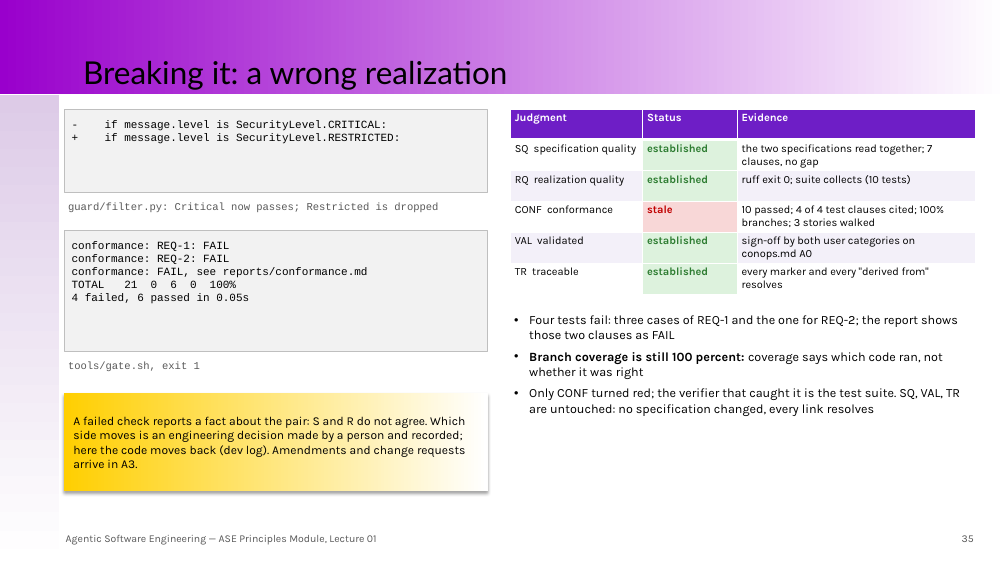
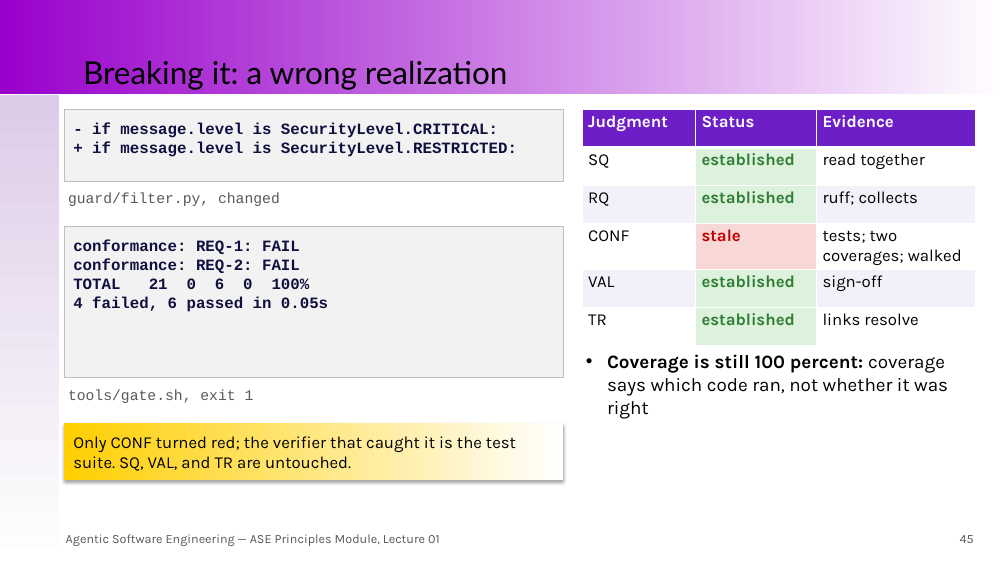
Before and after one commit to santoslab/agentic-software-engineering-public, a slide deck: slide 45 of module-ase-principles/slides/lecture-01-intent-specifications-realizations-and-judgments.pptx (slide 35 before the commit). Drawn at 1008x567 pixels with LibreOffice and Linux fonts; fonts in the diff are those of the drawing. Boxes give left, top, right and bottom in pixels: in the first picture for what was removed or moved away, otherwise in the second. Text is boxed around its words. In the diff, an @@ line names an element or a change of style, - is before the commit and + after.

```diff
--- a/module-ase-principles/slides/lecture-01-intent-specifications-realizations-and-judgments.pptx
+++ b/module-ase-principles/slides/lecture-01-intent-specifications-realizations-and-judgments.pptx
@@ rectangle "- if message.level is SecurityLevel.CRITICAL:": place and size @@
-rectangle "- if message.level is SecurityLevel.CRITICAL:" at (64, 110, 488, 193)
+rectangle "- if message.level is SecurityLevel.CRITICAL:" at (64, 110, 563, 181)
@@ rectangle "- if message.level is SecurityLevel.CRITICAL:" at (64, 110, 563, 181): size 10.5 to 15 pt, text colour #000000 to #101040, bold on @@
@@ table at (582, 110, 975, 337) @@
-row 2, column 1: SQ specification quality
+row 2, column 1: SQ
-row 2, column 3: the two specifications read together; 7 clauses, no gap
+row 2, column 3: read together
-row 3, column 1: RQ realization quality
+row 3, column 1: RQ
-row 3, column 3: ruff exit 0; suite collects (10 tests)
+row 3, column 3: ruff; collects
-row 4, column 1: CONF conformance
+row 4, column 1: CONF
-row 4, column 3: 10 passed; 4 of 4 test clauses cited; 100% branches; 3 stories walked
+row 4, column 3: tests; two coverages; walked
-row 5, column 1: VAL validated
+row 5, column 1: VAL
-row 5, column 3: sign-off by both user categories on conops.md A0
+row 5, column 3: sign-off
-row 6, column 1: TR traceable
+row 6, column 1: TR
@@ row 6, column 3: "every marker and every "derived from" resolves" to "links resolve" @@
@@ size 10.5 to 16 pt in "Judgment", "Status", "Evidence", "established" and 4 more places @@
@@ table: place and size @@
-table at (510, 110, 975, 292)
+table at (582, 110, 975, 337)
@@ text at (68, 192, 280, 206): text changed; size 10 to 14 pt @@
-guard/filter.py: Critical now passes; Restricted is dropped
+guard/filter.py, changed
@@ rectangle "conformance: REQ-1: FAIL" at (64, 227, 563, 378): size 10.5 to 15 pt, text colour #000000 to #101040, bold on @@
@@ rectangle "conformance: REQ-1: FAIL": place and size @@
-rectangle "conformance: REQ-1: FAIL" at (64, 231, 488, 352)
+rectangle "conformance: REQ-1: FAIL" at (64, 227, 563, 378)
@@ text in rectangle at (72, 267, 368, 278): paragraph removed @@
-conformance: FAIL, see reports/conformance.md
@@ text at (607, 354, 948, 419): text changed; size 12 to 18 pt @@
-• Four tests fail: three cases of REQ-1 and the one for REQ-2; the report shows those two clauses as FAIL
-• Branch coverage is still 100 percent: coverage says which code ran, not whether it was right
-• Only CONF turned red; the verifier that caught it is the test suite. SQ, VAL, TR are untouched: no specification changed, every link resolves
+• Coverage is still 100 percent: coverage says which code ran, not whether it was right
@@ text "tools/gate.sh, exit 1": place and size @@
-text "tools/gate.sh, exit 1" at (68, 362, 200, 371)
+text "tools/gate.sh, exit 1" at (68, 389, 254, 403)
@@ text "tools/gate.sh, exit 1" at (68, 389, 254, 403): size 10 to 14 pt @@
@@ rectangle "Only CONF turned red; the ...": place and size @@
-rectangle "Only CONF turned red; the ..." at (64, 393, 488, 492)
+rectangle "Only CONF turned red; the ..." at (64, 423, 563, 480)
@@ text in rectangle at (73, 436, 516, 471): text changed; size 11.5 to 16 pt @@
-A failed check reports a fact about the pair: S and R do not agree. Which side moves is an engineering decision made by a person and recorded; here the code moves back (dev log). Amendments and change requests arrive in A3.
+Only CONF turned red; the verifier that caught it is the test suite. SQ, VAL, and TR are untouched.
@@ text "Agentic Software Engineering — ASE ..." at (66, 534, 440, 546): size 10 to 12 pt @@
@@ text at (960, 535, 974, 543): text changed; size 10 to 12 pt @@
-35
+45
```
Also in this commit, not shown: 38 other slides changed, 16 slides added, 1 other file.
